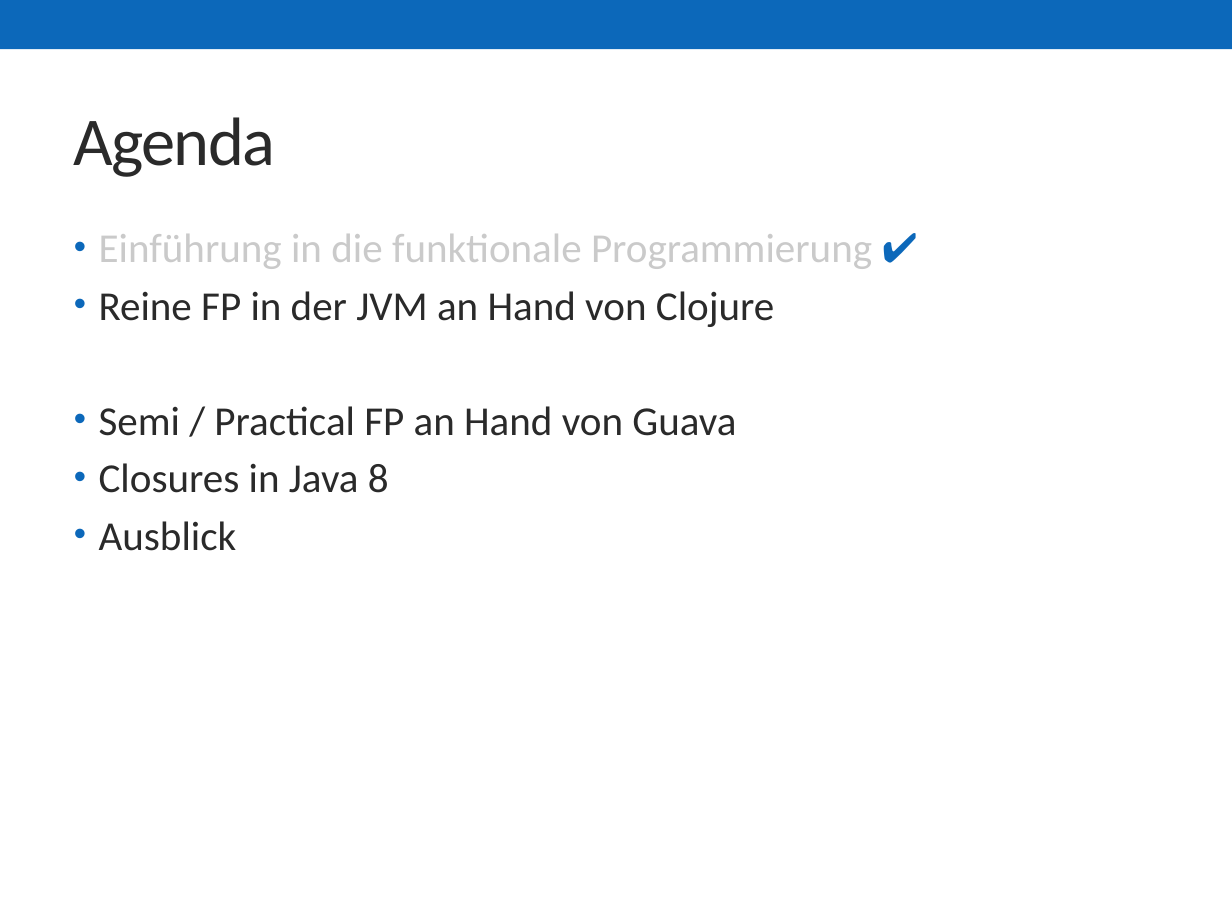
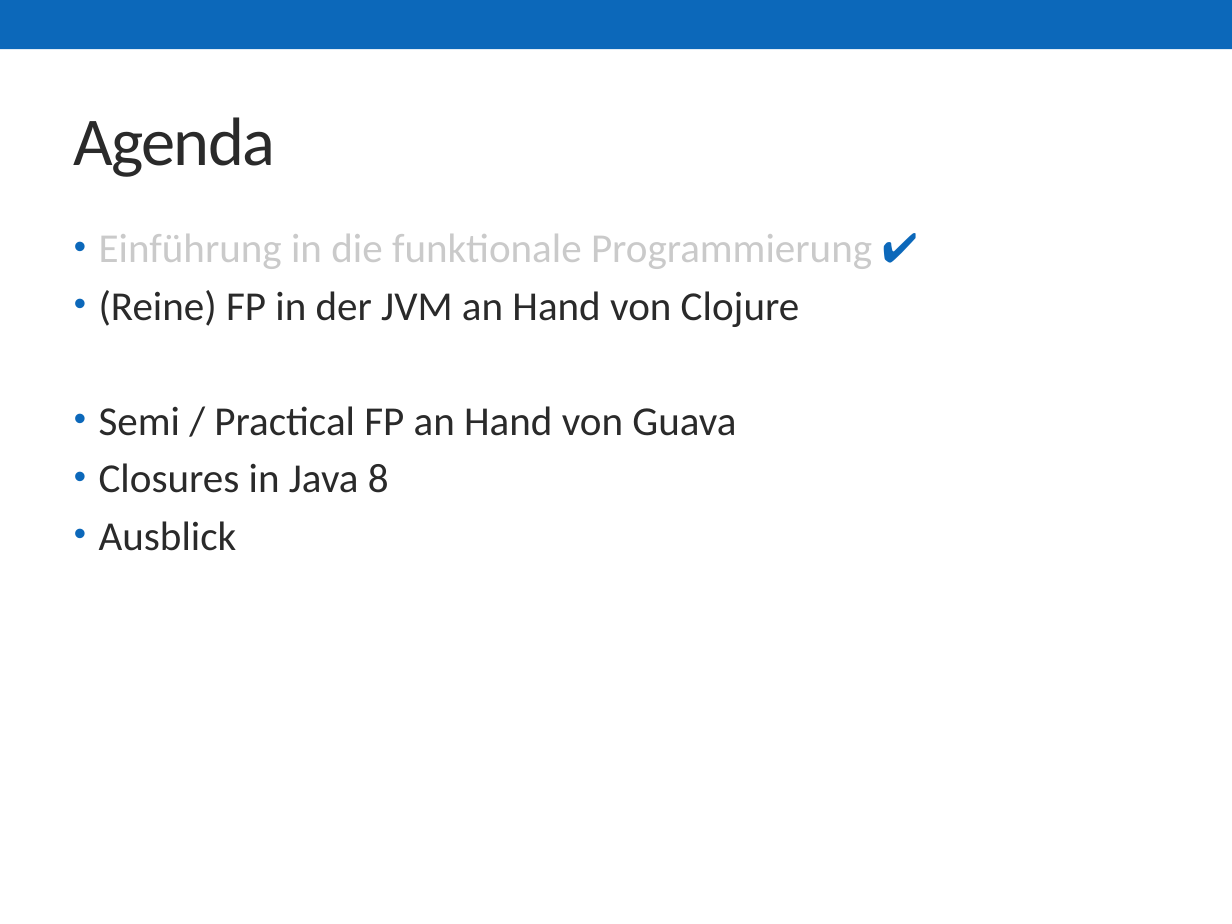
Before and after one commit to skonair/presentations, a slide deck: slide 16 of jugbi-fp-20141119/20141119_FP.pptx. Drawn at 1232x924 pixels with LibreOffice and Linux fonts; fonts in the diff are those of the drawing. Boxes give left, top, right and bottom in pixels: in the first picture for what was removed or moved away, otherwise in the second. Text is boxed around its words. In the diff, an @@ line names an element or a change of style, - is before the commit and + after.

```diff
--- a/jugbi-fp-20141119/20141119_FP.pptx
+++ b/jugbi-fp-20141119/20141119_FP.pptx
@@ text at (99,290,799,327): text changed @@
-• Reine FP in der JVM an Hand von Clojure
+• (Reine) FP in der JVM an Hand von Clojure
```
Also in this commit, not shown: 6 other slides changed, 1 slide added.
